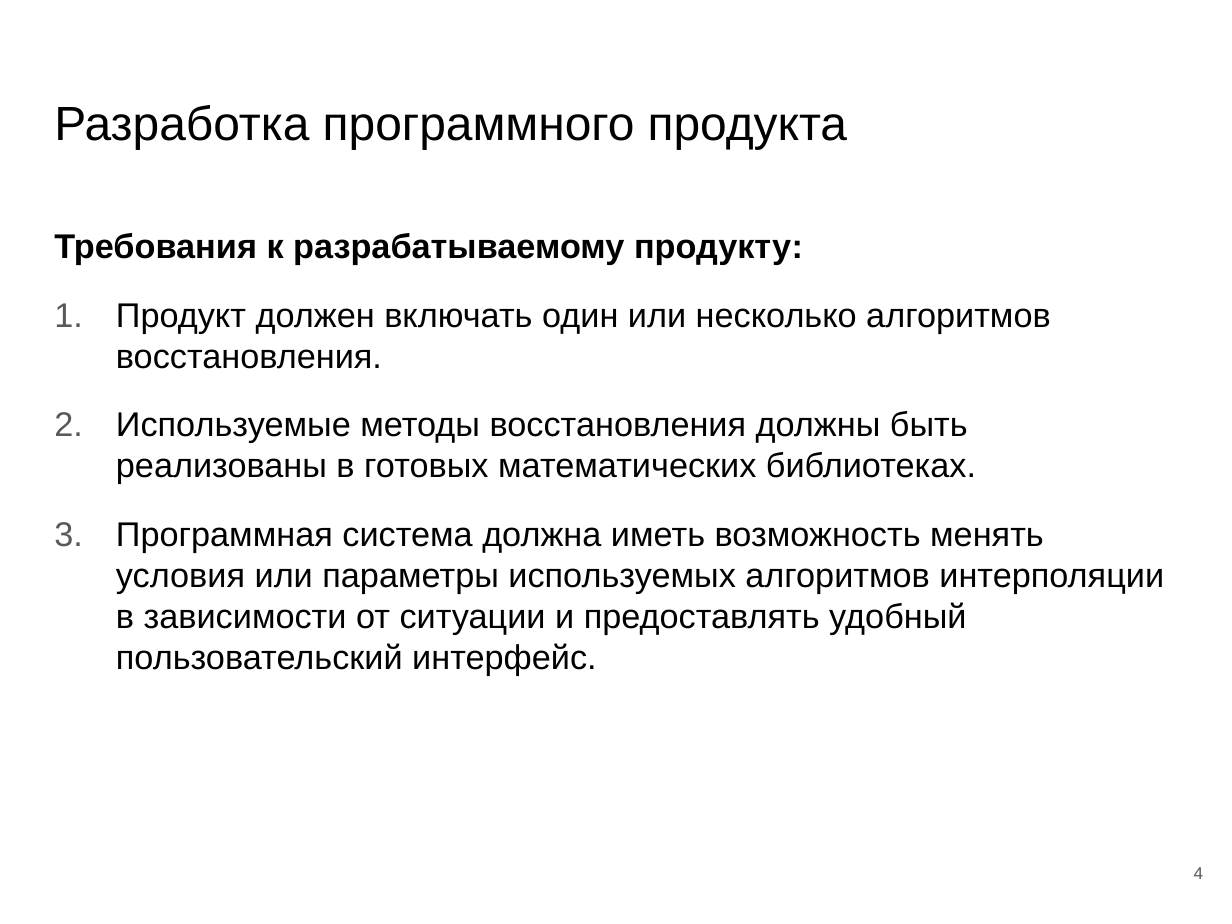
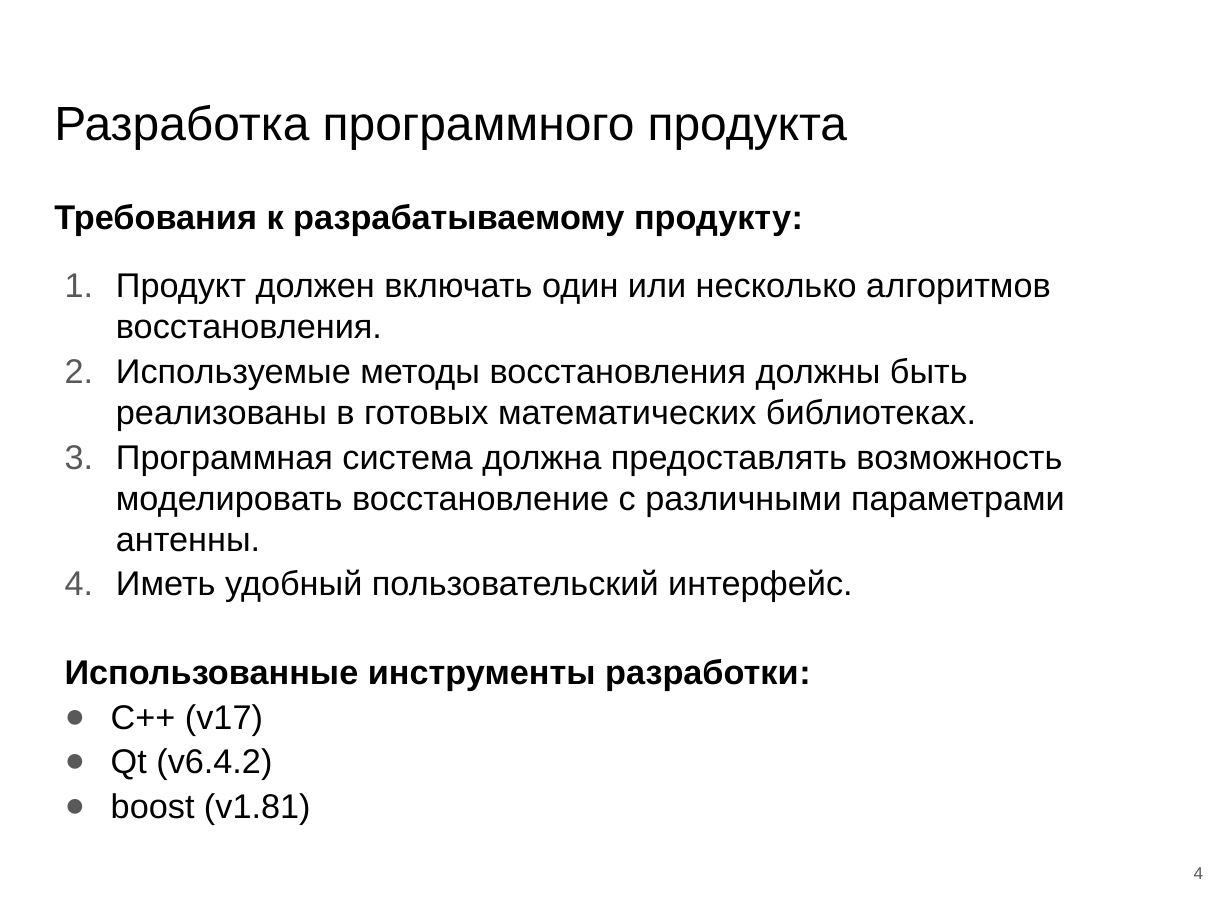
Before and after one commit to DimonPopov/PopovDS_9304_GraduateWork, a slide deck: slide 4 of paper/Презентация_защита.pptx. Drawn at 1232x924 pixels with LibreOffice and Linux fonts; fonts in the diff are those of the drawing. Boxes give left, top, right and bottom in pixels: in the first picture for what was removed or moved away, otherwise in the second. Text is boxed around its words. In the diff, an @@ line names an element or a change of style, - is before the commit and + after.

```diff
--- a/paper/Презентация_защита.pptx
+++ b/paper/Презентация_защита.pptx
@@ text "Требования к разрабатываемому продукту:": place and size @@
-text "Требования к разрабатываемому продукту:" at (54, 233, 1164, 676)
+text "Требования к разрабатываемому продукту:" at (54, 204, 1065, 824)
@@ text at (54, 204, 1051, 431): line spacing 1.15 to 1; indent changed; less space between paragraphs @@
@@ text at (65, 445, 1065, 824): text changed @@
-3. Программная система должна иметь возможность менять условия или параметры используемых алгоритмов интерполяции в зависимости от ситуации и предоставлять удобный пользовательский интерфейс.
+3. Программная система должна предоставлять возможность моделировать восстановление с различными параметрами антенны.
+4. Иметь удобный пользовательский интерфейс.
+Использованные инструменты разработки:
+● C++ (v17)
+● Qt (v6.4.2)
+● boost (v1.81)
```
Also in this commit, not shown: 2 other slides changed, 5 slides added, 3 slides removed.
